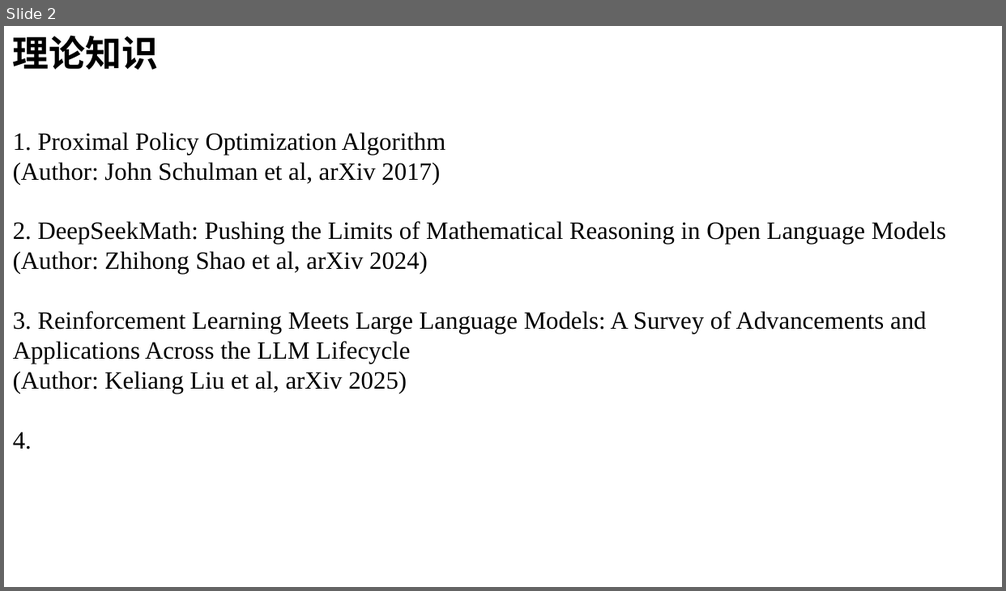
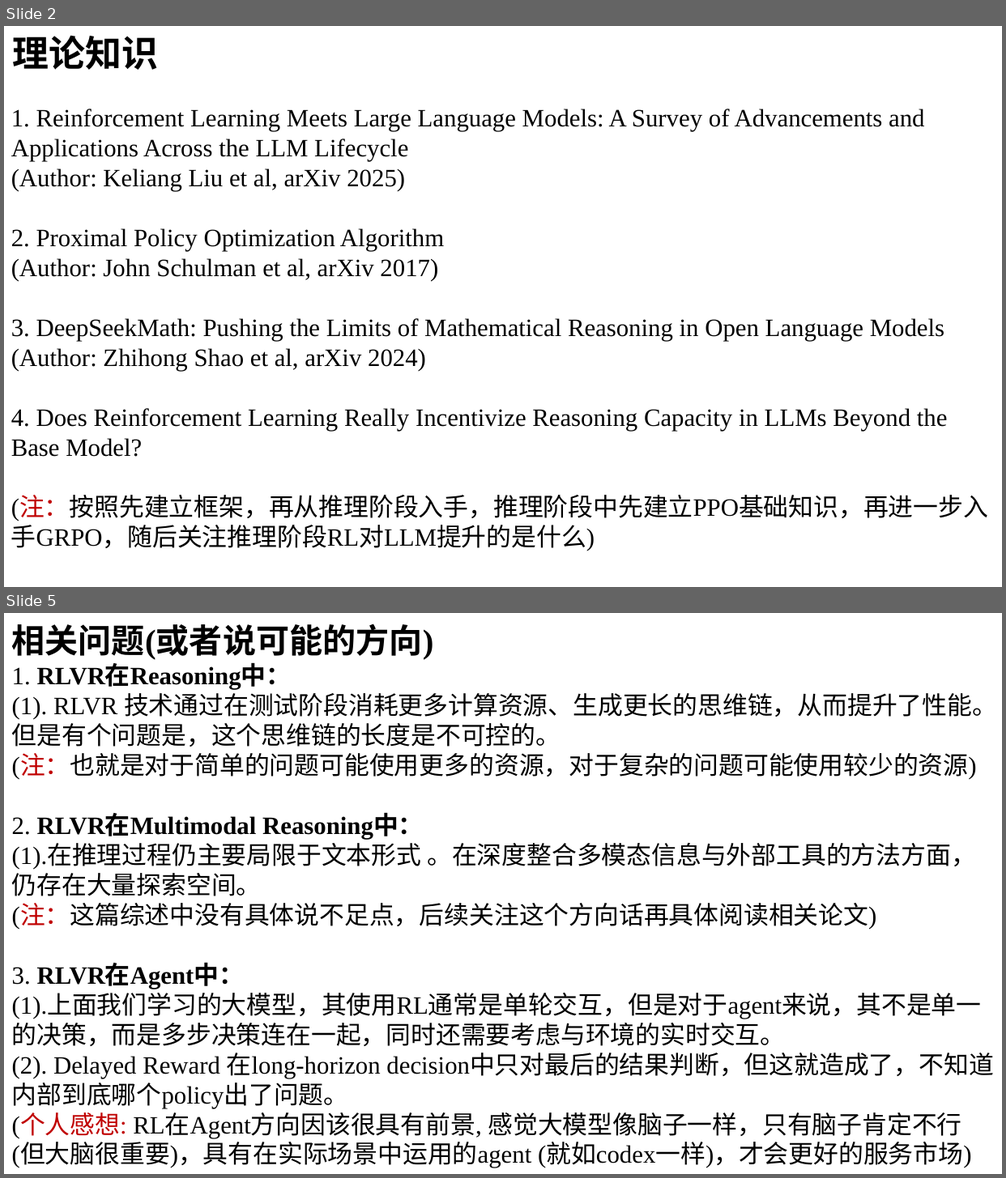
Before and after one commit to Visionary-zhang/Learning, a slide deck: LLM/阶段一.pptx. Shown one above the other, each under a label of ours: slide 2 before the commit, slides 2 and 5 after it; the slides between them are not shown. The pictures are 1006x591 and 1006x1178 pixels, drawn with LibreOffice and Linux fonts; fonts in the diff are those of the drawing. Boxes give left, top, right and bottom in pixels: in the first picture for what was removed or moved away, otherwise in the second. Text is boxed around its words. In the diff, an @@ line names an element or a change of style, - is before the commit and + after.

```diff
--- a/LLM/阶段一.pptx
+++ b/LLM/阶段一.pptx
@@ slide 5 added at [4, 613, 1002, 1174], background #FFFFFF @@
@@ rectangle added at [5, 613, 1001, 666], fill #FFFFFF, outline #FFFFFF 1.5 pt, 32 pt, text #000000, bold @@
+相关问题(或者说可能的方向)
@@ text added at [12, 665, 997, 1169], 24 pt, text #000000 @@
+1. RLVR在Reasoning中：
+(1). RLVR 技术通过在测试阶段消耗更多计算资源、生成更长的思维链，从而提升了性能。
+但是有个问题是，这个思维链的长度是不可控的。
+(注：也就是对于简单的问题可能使用更多的资源，对于复杂的问题可能使用较少的资源)
+2. RLVR在Multimodal Reasoning中：
+(1).在推理过程仍主要局限于文本形式 。在深度整合多模态信息与外部工具的方法方面，仍存在大量探索空间。
+(注：这篇综述中没有具体说不足点，后续关注这个方向话再具体阅读相关论文)
+3. RLVR在Agent中：
+(1).上面我们学习的大模型，其使用RL通常是单轮交互，但是对于agent来说，其不是单一的决策，而是多步决策连在一起，同时还需要考虑与环境的实时交互。
+(2). Delayed Reward 在long-horizon decision中只对最后的结果判断，但这就造成了，不知道内部到底哪个policy出了问题。
+(个人感想: RL在Agent方向因该很具有前景, 感觉大模型像脑子一样，只有脑子肯定不行(但大脑很重要)，具有在实际场景中运用的agent (就如codex一样)，才会更好的服务市场)
@@ slide 2 changed as well @@
@@ text "1. Reinforcement Learning Meets Large ...": place and size @@
-text "1. Reinforcement Learning Meets Large ..." at [13, 132, 946, 450]
+text "1. Reinforcement Learning Meets Large ..." at [11, 109, 988, 551]
@@ text at [11, 109, 924, 251]: text changed @@
-1. Proximal Policy Optimization Algorithm
+1. Reinforcement Learning Meets Large Language Models: A Survey of Advancements and Applications Across the LLM Lifecycle
+(Author: Keliang Liu et al, arXiv 2025)
+2. Proximal Policy Optimization Algorithm
@@ text at [11, 318, 944, 341]: text changed @@
-2. DeepSeekMath: Pushing the Limits of Mathematical Reasoning in Open Language Models
+3. DeepSeekMath: Pushing the Limits of Mathematical Reasoning in Open Language Models
@@ text at [11, 408, 988, 551]: text changed @@
-3. Reinforcement Learning Meets Large Language Models: A Survey of Advancements and Applications Across the LLM Lifecycle
-(Author: Keliang Liu et al, arXiv 2025)
-4.
+4. Does Reinforcement Learning Really Incentivize Reasoning Capacity in LLMs Beyond the Base Model?
+(注：按照先建立框架，再从推理阶段入手，推理阶段中先建立PPO基础知识，再进一步入手GRPO，随后关注推理阶段RL对LLM提升的是什么)
```
Also in this commit, not shown: 6 other slides changed, 5 other slides added, 2 slides removed, 3 other files.
